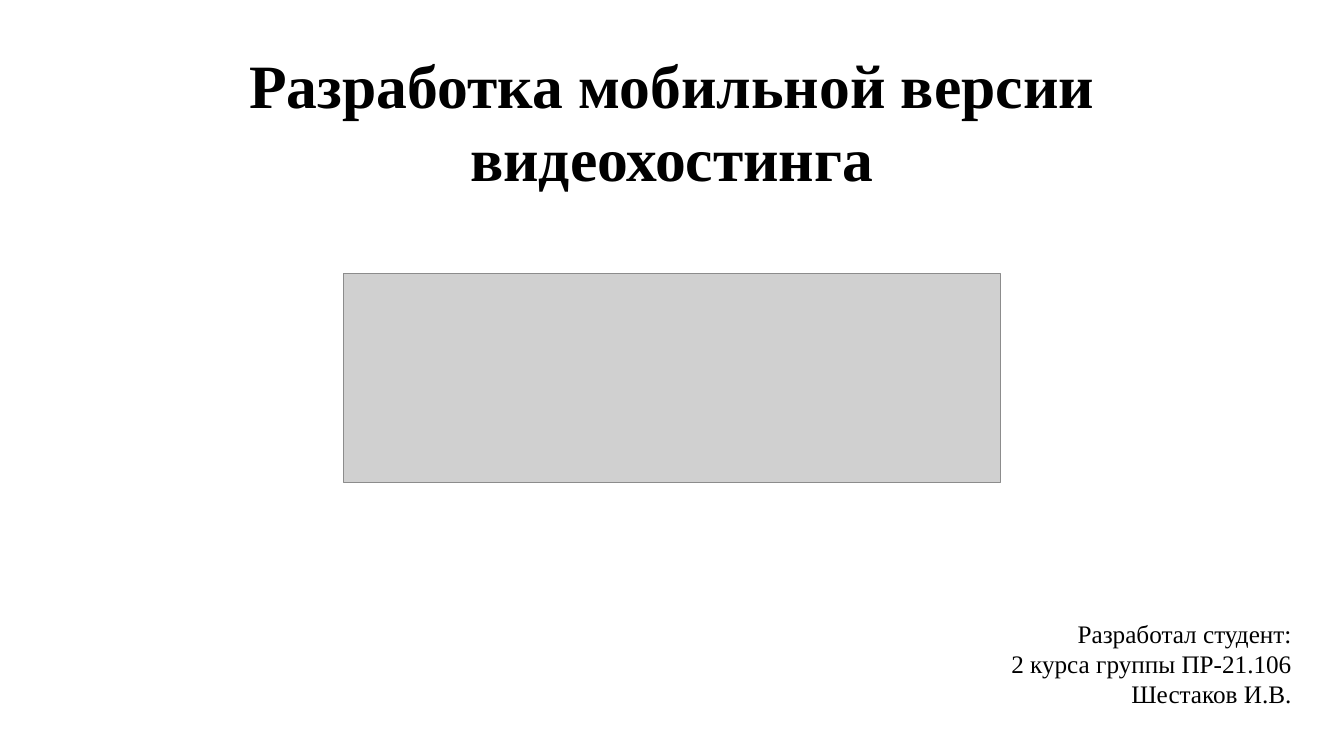
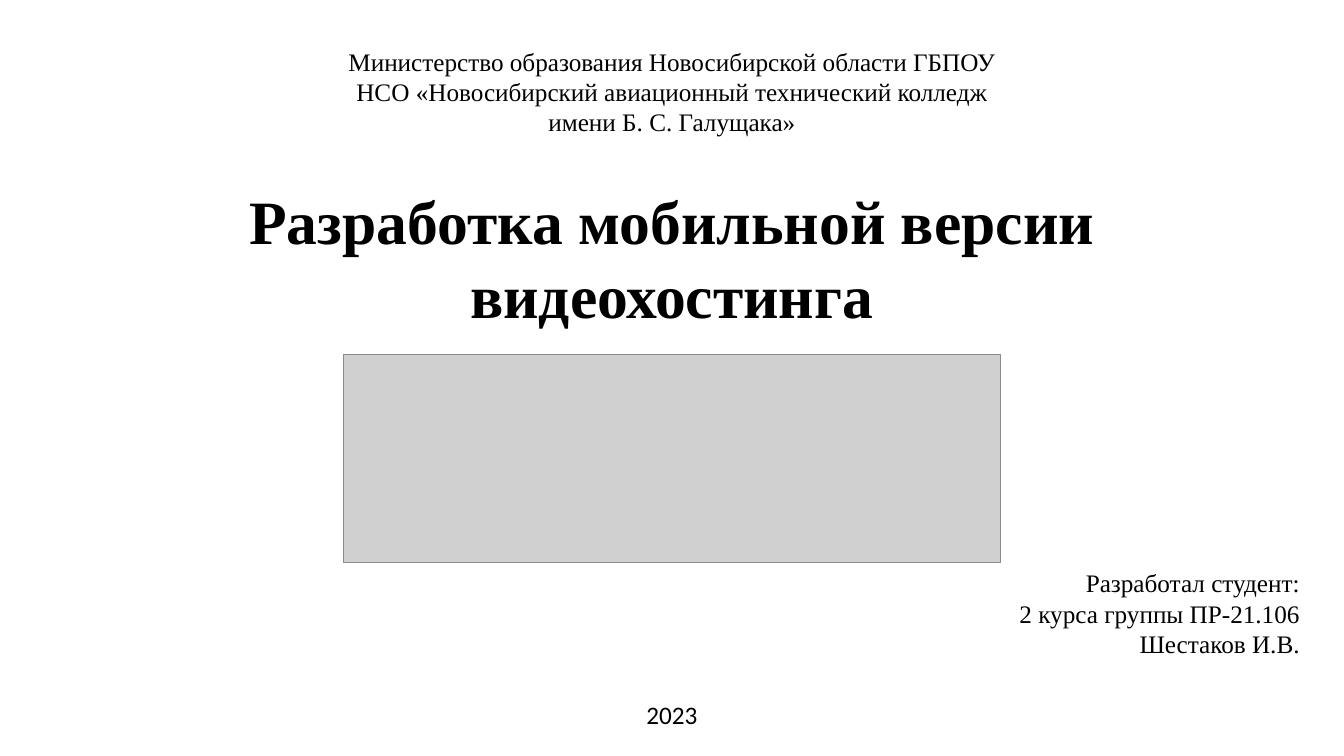
Before and after one commit to Shivronin/Cursa4, a slide deck: slide 1 of Презентация.pptx. Drawn at 1344x756 pixels with LibreOffice and Linux fonts; fonts in the diff are those of the drawing; grey boxes stand for pictures. Boxes give left, top, right and bottom in pixels: in the first picture for what was removed or moved away, otherwise in the second. Text is boxed around its words. In the diff, an @@ line names an element or a change of style, - is before the commit and + after.

```diff
--- a/Презентация.pptx
+++ b/Презентация.pptx
@@ text added at bbox=[348, 53, 995, 137], 18 pt, text #000000 @@
+Министерство образования Новосибирской области ГБПОУ НСО «Новосибирский авиационный технический колледж имени Б. С. Галущака»
@@ text "Разработка мобильной версии видеохостинга": place and size @@
-text "Разработка мобильной версии видеохостинга" at bbox=[249, 64, 1094, 192]
+text "Разработка мобильной версии видеохостинга" at bbox=[249, 200, 1094, 329]
@@ picture: place and size @@
-picture at bbox=[344, 274, 1001, 483]
+picture at bbox=[344, 355, 1001, 564]
@@ text "Разработал студент:": place and size @@
-text "Разработал студент:" at bbox=[1011, 625, 1292, 704]
+text "Разработал студент:" at bbox=[1019, 574, 1300, 654]
@@ text added at bbox=[646, 707, 697, 724], 18 pt, text #000000 @@
+2023
```
Also in this commit, not shown: 4 other slides changed, 3 slides added, 6 slides removed, 1 other file.
